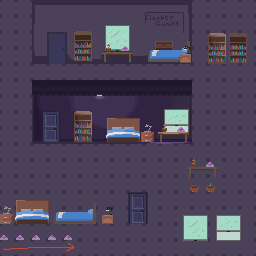
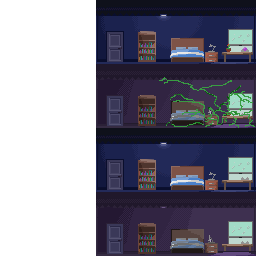
Layered file, before and after one edit (256 × 256). Changes by layer:
added layer "APT Variants" in group "Apartment" over [0, 0, 256, 256]
renamed "Apartment (PAST)" to "Apartment (START)", hid it, painted on it over [0, 0, 256, 256]
hid group "Help" (3 layers) over [0, 0, 256, 256]
hid "Size Grid" over [0, 0, 256, 256]
hid "Solid" over [0, 0, 256, 256]
